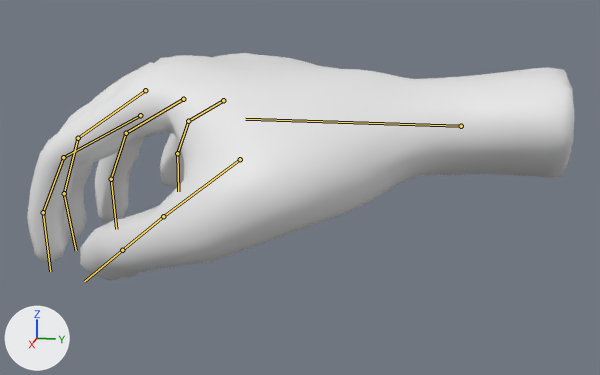
The glTF model public/models/mao-fp-esq.glb as it was, and as the next commit left it.
Camera for both pictures: a 50 mm lens placed at (1.539, 0.007, 0.254), pointed at (-0.004, -0.302, -0.131). Arrows for +X, +Y and +Z are at lower left; the lights stay in place. The first picture is the older version. Both versions are drawn at the pose saved in each file; the numbers are the values there. The bones that bend it are drawn over the model as lines.

Objects in the first picture: 'mao'.
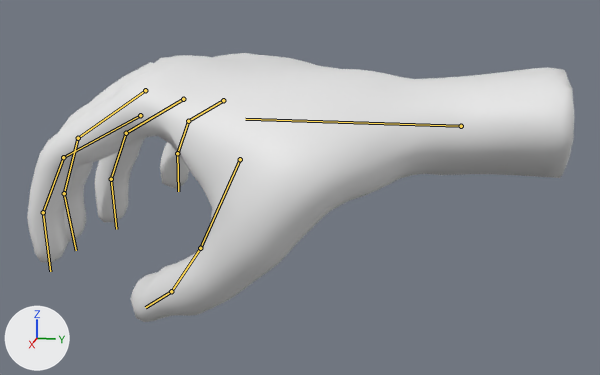
Changed parts and their boxes [x1, y1, x2, y2] in the pictures (600 x 375 px):
'mao', posed (18% taller)
    before: [27, 53, 574, 280]
    after: [27, 53, 574, 322]
bone 'LeftThumb1', root to tip
    before: (240, 159) to (163, 216)
    after: (240, 159) to (200, 248)
bone 'LeftThumb2', root to tip
    before: (163, 216) to (122, 250)
    after: (200, 248) to (171, 291)
bone 'LeftThumb3', root to tip
    before: (122, 250) to (84, 281)
    after: (171, 291) to (145, 307)

What the commit changed:
Bone 'LeftThumb1' (bone_leftthumb1) turns from (36, -17, 35) to (65, -13, 7) degrees about its own x, y and z.
Bone 'LeftThumb2' (bone_leftthumb2) turns from (11, 4, 17) to (10, -6, 21) degrees about its own x, y and z.
Bone 'LeftThumb3' (bone_leftthumb3) turns from (0, 0, 0) to (14, -44, 15) degrees about its own x, y and z.
